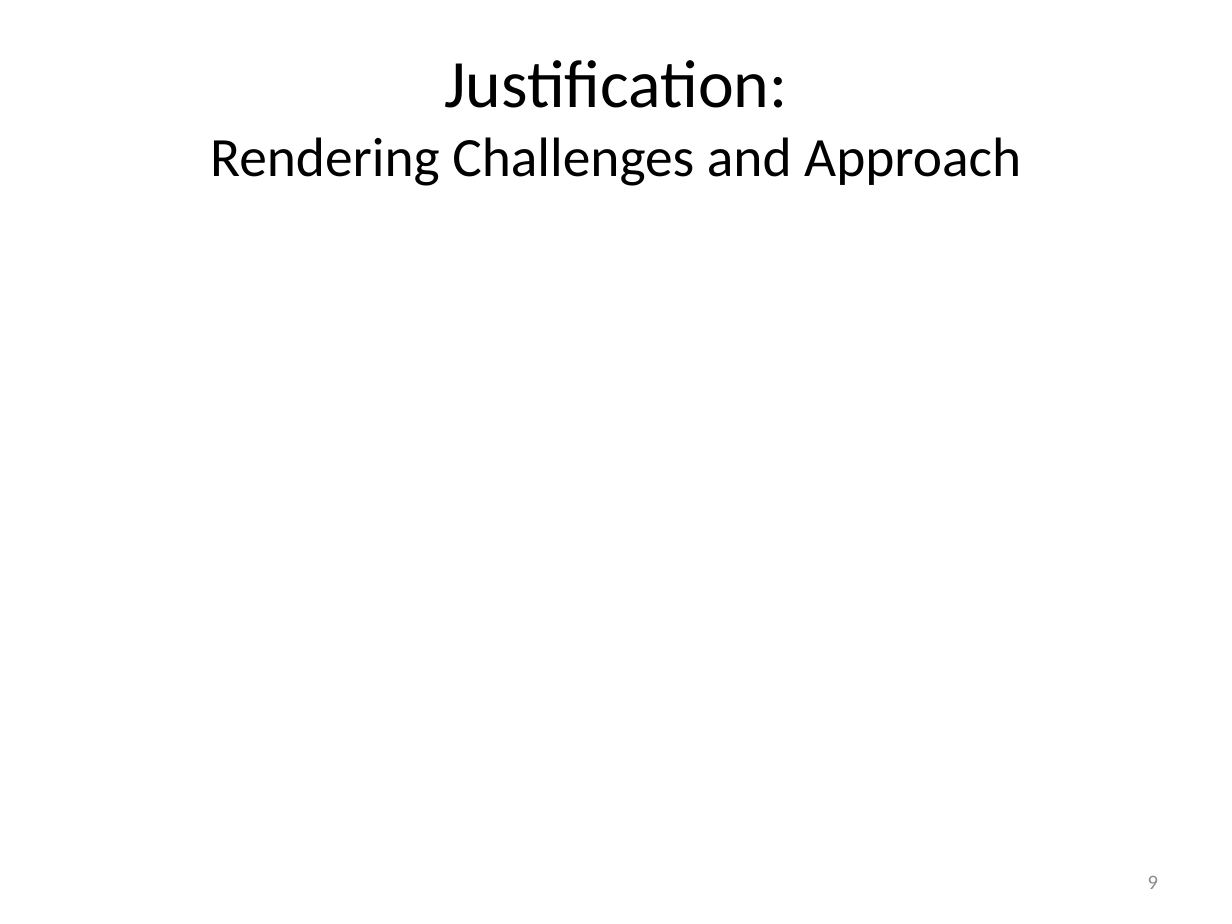
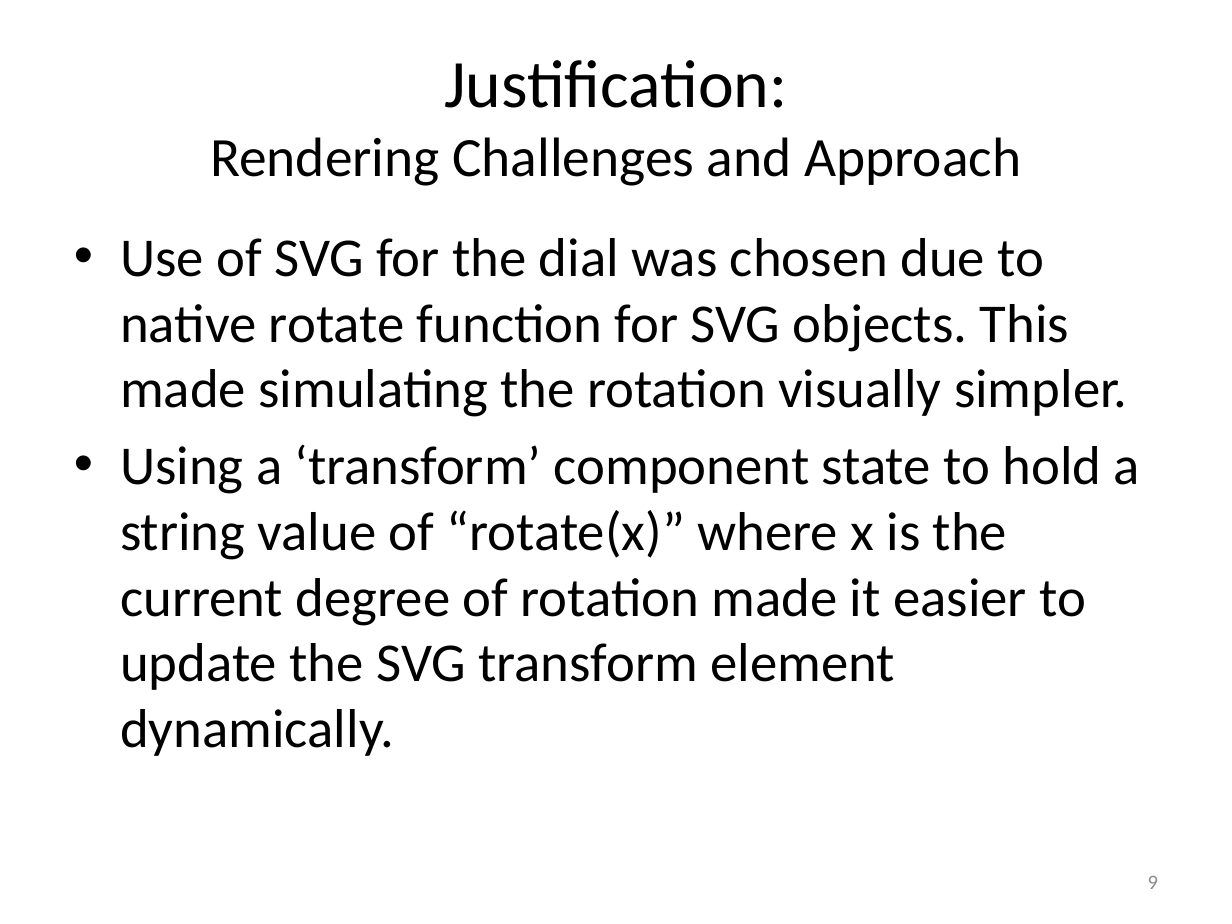
Before and after one commit to adileyzekmoon/CS3249_Assignment3, a slide deck: slide 9 of documents/CS3249 Assn3 template.pptx. Drawn at 1232x924 pixels with LibreOffice and Linux fonts; fonts in the diff are those of the drawing. Boxes give left, top, right and bottom in pixels: in the first picture for what was removed or moved away, otherwise in the second. Text is boxed around its words. In the diff, an @@ line names an element or a change of style, - is before the commit and + after.

Commit message:
added scroll function and completed documentation

```diff
--- a/documents/CS3249 Assn3 template.pptx
+++ b/documents/CS3249 Assn3 template.pptx
@@ text added at [120, 238, 1140, 756], 32 pt, text #000000 @@
+• Use of SVG for the dial was chosen due to native rotate function for SVG objects. This made simulating the rotation visually simpler.
+• Using a ‘transform’ component state to hold a string value of “rotate(x)” where x is the current degree of rotation made it easier to update the SVG transform element dynamically.
```
Also in this commit, not shown: 6 other slides changed, 11 other files.
